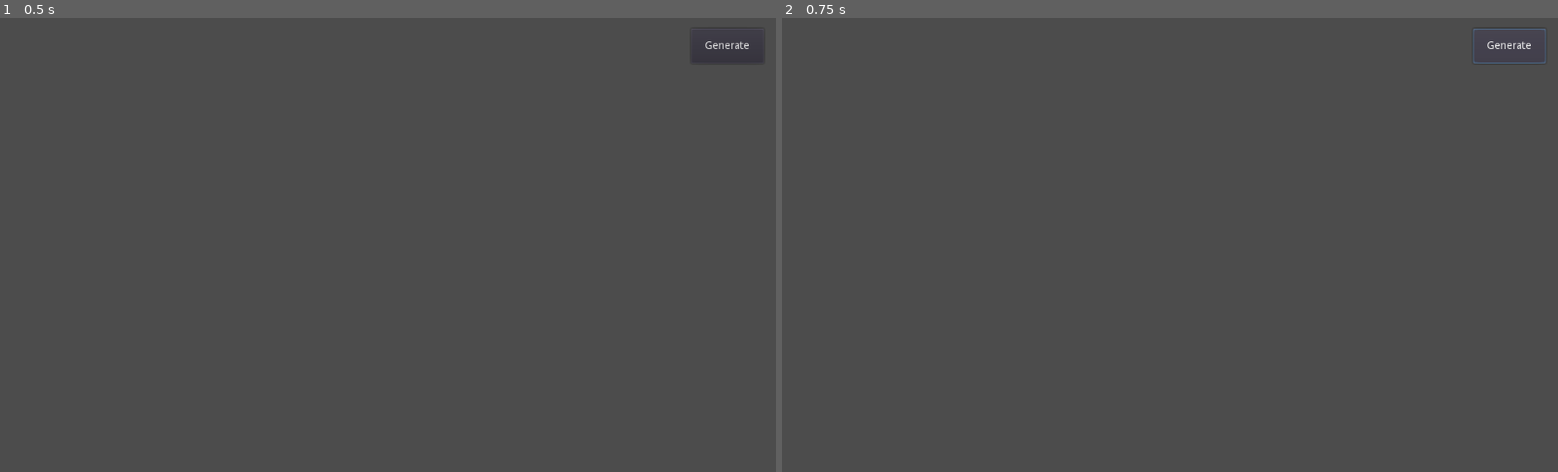
Above: before the commit, frames 1-2 (left to right).
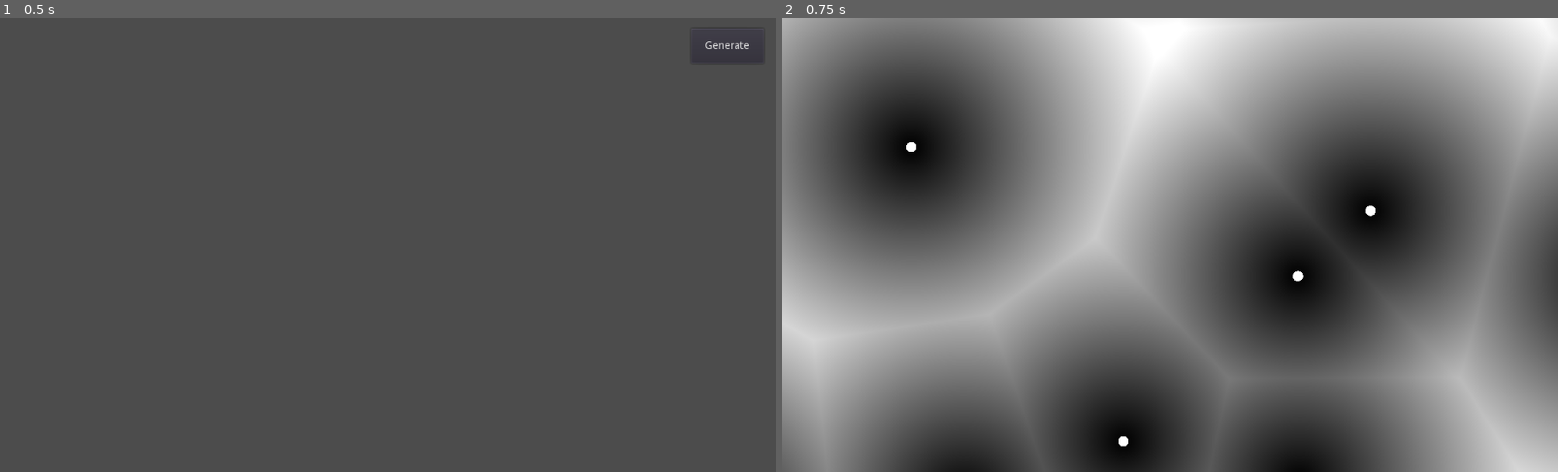
Above: after the commit, the same moments.

Repository: bitsydoge/godot-shader-to-image
Game: Godot game, scene res://Test.tscn
The game is run twice, just before and just after one commit, with the same random seed, the same clock (stepped at 60 frames per second) and the same inputs. Before the commit the project has no main scene; this scene is started directly in both runs.
Inputs:
- Up to frame 1 (0.5 s): no input
- Up to frame 2 (0.75 s): click "Generate" at 0.5 s

Frame 1 is identical in both runs. In frame 2, 72% of the frame differs, in the area x 0-100%, y 0-100%.

Commit message:
more wtf

Diff:
--- a/Test.gd
+++ b/Test.gd
@@ -3,6 +3,13 @@
 onready var result = $Result
 onready var generator = $VoronoiShaderGenerator
 
+var getted_image
+
+func _process(delta):
+	pass
+
 func _on_Button_pressed():
 	var text = ImageTexture.new()
-	text.create_from_image(generator.get_image())
+	getted_image = generator.get_image()
+	text.create_from_image(getted_image)
+	result.texture = text
--- a/VoronoiShaderGenerator/VoronoiShaderGenerator.gd
+++ b/VoronoiShaderGenerator/VoronoiShaderGenerator.gd
@@ -15,6 +15,9 @@
 func get_image():
 	return generated_image
 
+func _process(delta):
+	pass
+
 func ___generate_image():
 	viewport.size = image_size
 	shader_container.rect_size = image_size
@@ -24,5 +27,7 @@
 	yield(get_tree(),"idle_frame")
 	yield(get_tree(),"idle_frame")
 	generated_image = drawer.get_texture().get_data().duplicate()
-	generated_image.save_png("user://test.png")
+
+	print(generated_image)
+	#generated_image.save_png("user://test.png")
 	drawer.hide()
--- a/project.godot
+++ b/project.godot
@@ -16,3 +16,4 @@
 [application]
 
 config/name="VoronoiShaderGenerator"
+run/main_scene="res://Test.tscn"
